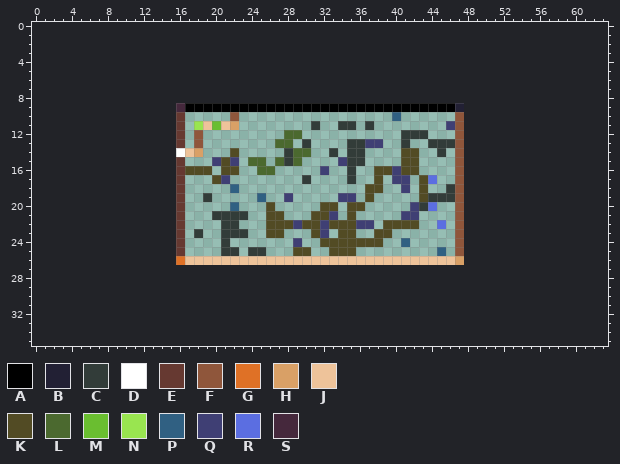
One commit to this pixel-art sprite: assets/maps/test-room-one.png. Above: the version before the commit.
The file is 32x18 pixels. The old version is drawn lined up with the new one, on the new canvas.
Palette (. is transparent): A #000000  B #222034  C #323c39  D #ffffff  E #663931  F #8f563b  G #df7126  H #d9a066  J #eec39a  K #524b24  L #4b692f  M #6abe30  N #99e550  P #306082  Q #3f3f74  R #5b6ee1  S #45283c
Pixels before, first column x 16:
 9 SAAAAAAAAAAAAAAAAAAAAAAAAAAAAAAB
10 E.....F.................P......F
11 E.NJMJH........C..CC.C........QF
12 E.F.........LL...........CCC...F
13 E.F........LL.C....CCQQ..C..CCCF
14 DJH...K.....CLL..C.CC....KK..C.F
15 E...QKQ.LL.LCL....QCC....KK....F
16 EKKK.KK..LL.....Q..C..KKQKK....F
17 E...KQ........C....C..K.QQ.KR..F
18 E.....P..............KK..Q.K..CF
19 E..C.....P..Q.....QQ.K.....KCCCF
20 E.....P...K.....KK.KK.....QCR..F
21 E...CCCC..KK...KKQ.K.....QQ....F
22 E....CC...KKKQKKQKKKQQ.KKKK..R.F
23 E.C..CCC..KK...KQ.KK..KK.......F
24 E....C.......Q..KKKKKKK..P.....F
25 E....CC.CC...KK..KKK.........P.F
26 GJJJJJJJJJJJJJJJJJJJJJJJJJJJJJJH
The same view after the edit:
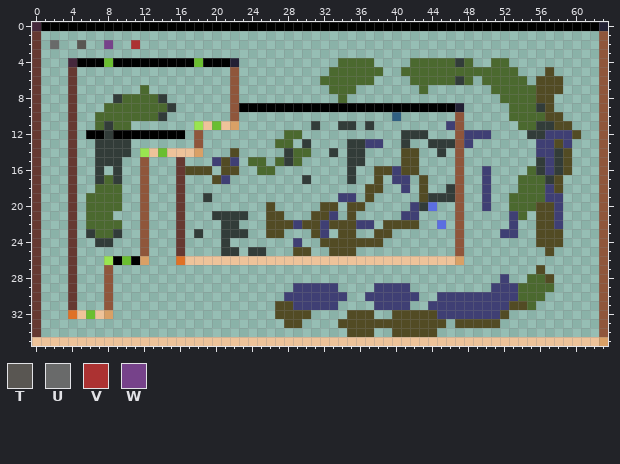
Colours new in this view: T #595652  U #696a6a  V #ac3232  W #76428a
Message: Add option to load debug level
Edits made:
canvas 32x18 -> 64x36, the old top-left corner now at 16,9
Changed rows in their new state; - is an unchanged pixel.
first column x 0:
 0 SAAAAAAAAAAAAAAAAAAAAAAAAAAAAAAAAAAAAAAAAAAAAAAAAAAAAAAAAAAAAAAB
 1 E--------------------------------------------------------------F
 2 E-U--T--W--V---------------------------------------------------F
 3 E--------------------------------------------------------------F
 4 E---SAAAMAAAAAAAAAMAAAB-----------LLLL----LLLLLCL--LL----------F
 5 E---E-----------------F----------LLLLLL--LLLLLLLLLLLLL---K-----F
 6 E---E-----------------F---------LLLLLL----LLLLLCL-LLLLL-KKK----F
 7 E---E-------L---------F----------LLL-------L-------LLLLLKKK----F
 8 E---E----CLLLLC-------F-----------L-----------------LLLLKK-----F
 9 E---E---LLLLLLLC......F------------------------------LLLCK-----F
10 E---E--LLLLLLLC-.------------------------------------LLLLKK----F
11 E---E--LCLL-----.-------------------------------------LLCCKK---F
12 E---E-AACAAAAAAAA-------------------------------QQQ----CCQQQK--F
13 E---E--CCCC-----.-------------------------------Q-------QQKQ---F
14 E---E--CCCC-NJMJJ---------------------------------------QQCK---F
15 E---E--CCC--F---------------------.---------------------CQCK---F
16 E---E--C-C--F-------------------.-----------------Q----LCQCK---F
17 E---E--CLC--F-------------------------------.-----Q---LLLCK----F
18 E---E--LLL--F---------.---------------------------Q---LLLQK----F
19 E---E-LLLL--F------------.--.---------------------Q--LLLLQQ----F
20 E---E-LLLL--F---------.---------------------------Q--LLLKKQ----F
21 E---E-LLL---F----------------------------------------QL-KKQ----F
22 E---E-LLLL--F----------------------------------------Q--KKQ----F
23 E---E-CLLC--F---------------------------------------QQ--KKK----F
24 E---E--CC---F----------------------------.--------------KKK----F
25 E---E-------F--------------------------------.-----------K-----F
26 E---E---NAMAH--------------------------------------------------F
27 E---E---F-----------------------------------------------K------F
28 E---E---F-------------------------------------------Q--LLK-----F
29 E---E---F--------------------QQQQQ----QQQQ---------QQQLLLL-----F
30 E---E---F-------------------QQQQQQQ--QQQQQQ--QQQQQQQQQLLL------F
31 E---E---F------------------KKQQQQQ----QQQQ--QQQQQQQQQKKL-------F
32 E---GJMJH------------------KKKK----KKK--KKKKKQQQQQQQK----------F
33 E---------------------------KK----KKKKKKKKKKKK-KKKKK-----------F
34 E----------------------------------KKK--KKKKK------------------F
35 JJJJJJJJJJJJJJJJJJJJJJJJJJJJJJJJJJJJJJJJJJJJJJJJJJJJJJJJJJJJJJJH
